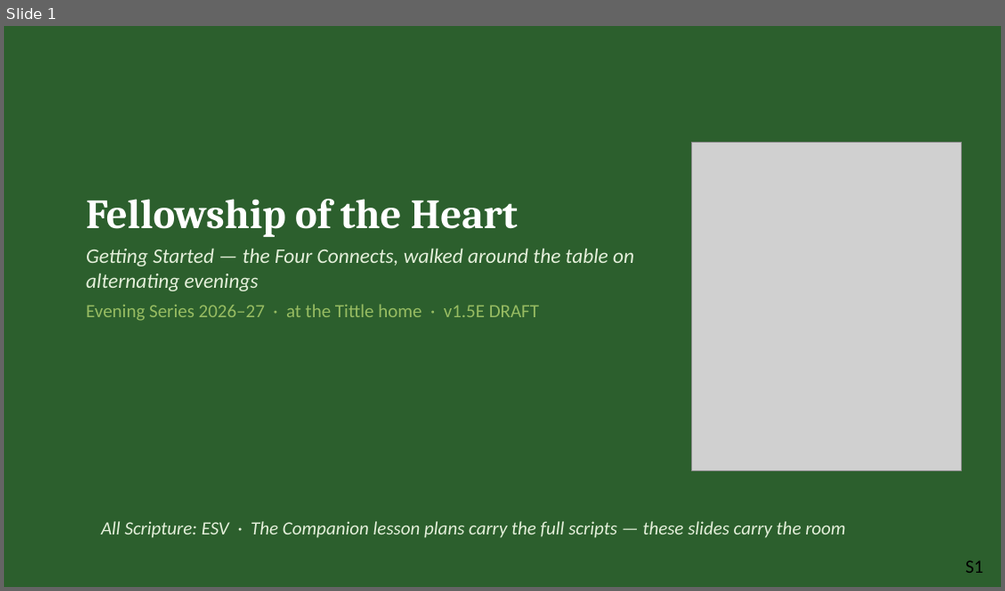
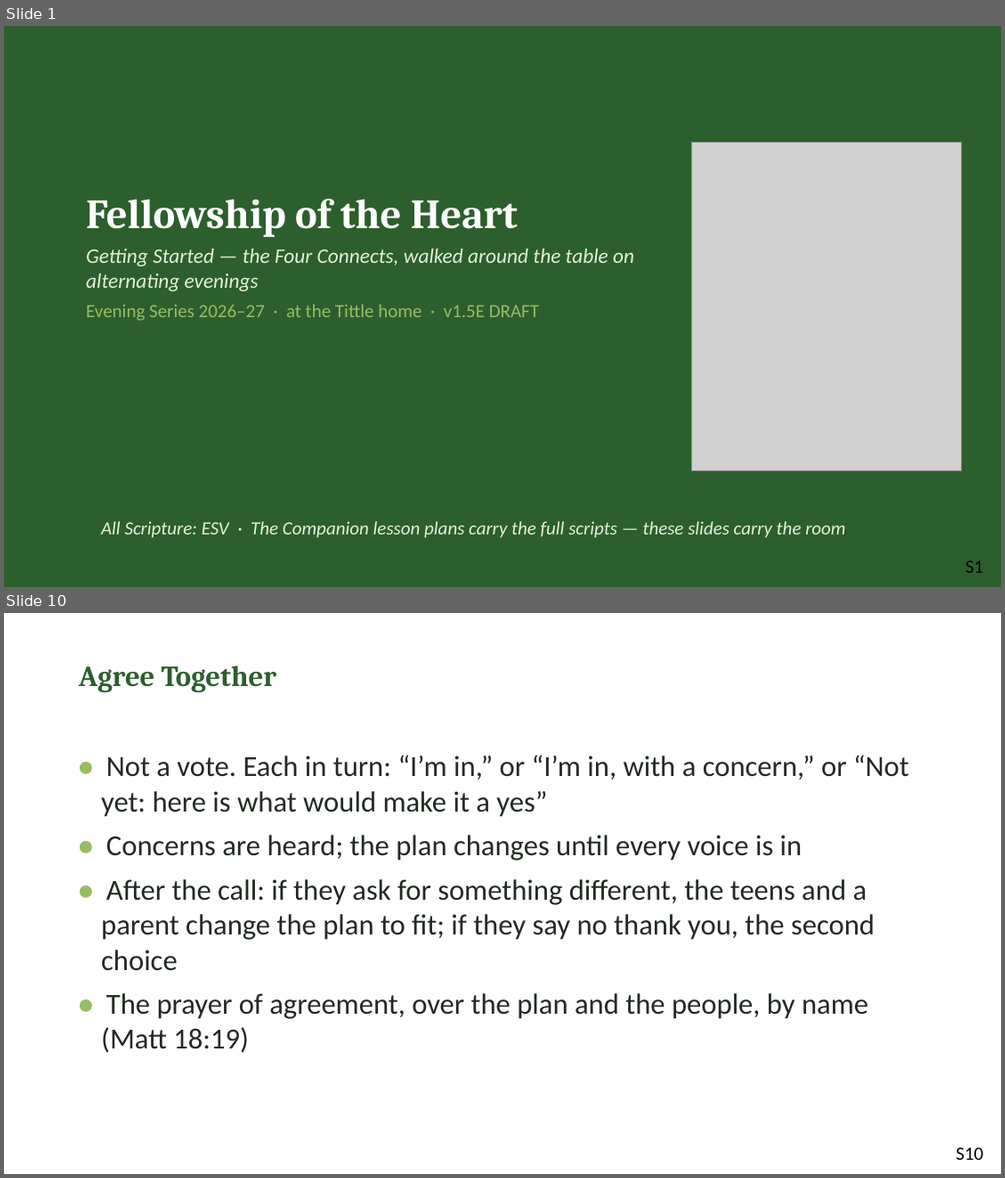
Before and after one commit to jgtittle-ministries/fellowship-of-the-heart-pilot-at-cca-dev, a slide deck: _implementation-notes/evening-series/FotH Evening Session 13a Slides DRAFT v1.pptx. Shown one above the other, each under a label of ours: slide 1 before the commit, slides 1 and 10 after it; the slides between them are not shown. The pictures are 1005x591 and 1005x1178 pixels, drawn with LibreOffice and Linux fonts; fonts in the diff are those of the drawing; grey boxes stand for pictures. Boxes give left, top, right and bottom in pixels: in the first picture for what was removed or moved away, otherwise in the second. Text is boxed around its words. In the diff, an @@ line names an element or a change of style, - is before the commit and + after.

```diff
--- a/_implementation-notes/evening-series/FotH Evening Session 13a Slides DRAFT v1.pptx
+++ b/_implementation-notes/evening-series/FotH Evening Session 13a Slides DRAFT v1.pptx
@@ slide 10 added at box(4, 613, 1001, 1174), background #FFFFFF @@
@@ text added at box(79, 666, 277, 692), 28 pt, text #2C5F2D, bold @@
+Agree Together
@@ text added at box(101, 755, 909, 1053), 28 pt, text #222B22 @@
+• Not a vote. Each in turn: “I’m in,” or “I’m in, with a concern,” or “Not yet: here is what would make it a yes”
+• Concerns are heard; the plan changes until every voice is in
+• After the call: if they ask for something different, the teens and a parent change the plan to fit; if they say no thank you, the second choice
+• The prayer of agreement, over the plan and the people, by name (Matt 18:19)
@@ text added at box(955, 1147, 983, 1159), 18 pt, text #000000 @@
+S10
```
Also in this commit, not shown: 12 slides changed, 2 other slides added, 28 other files.
